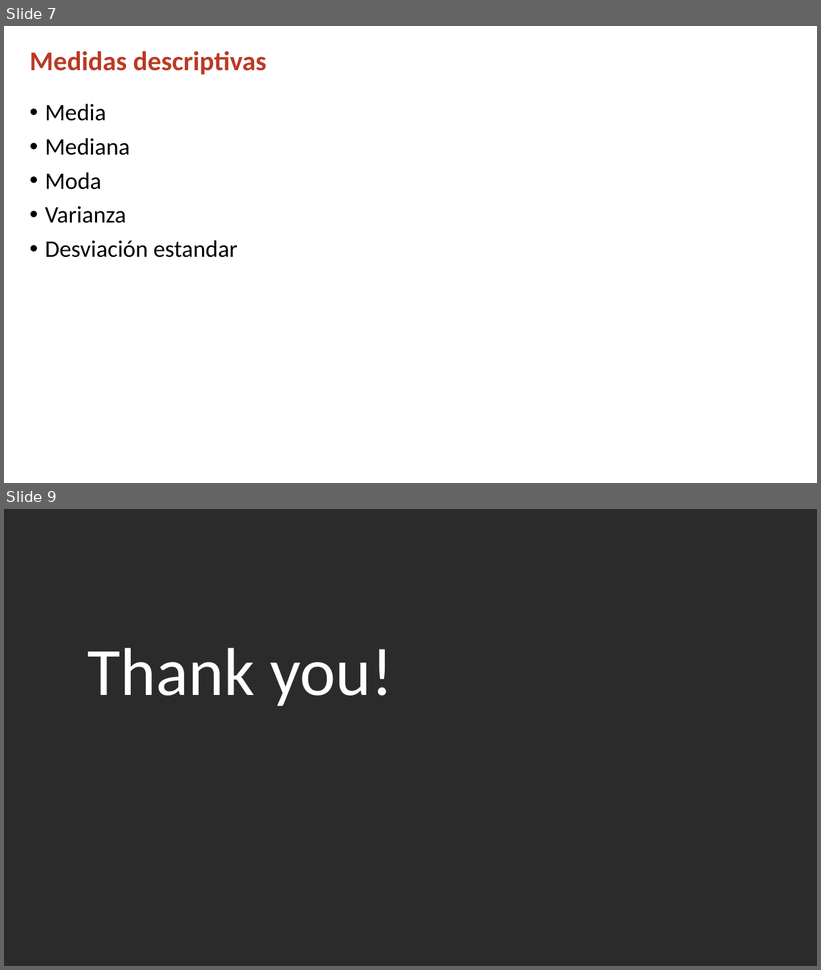
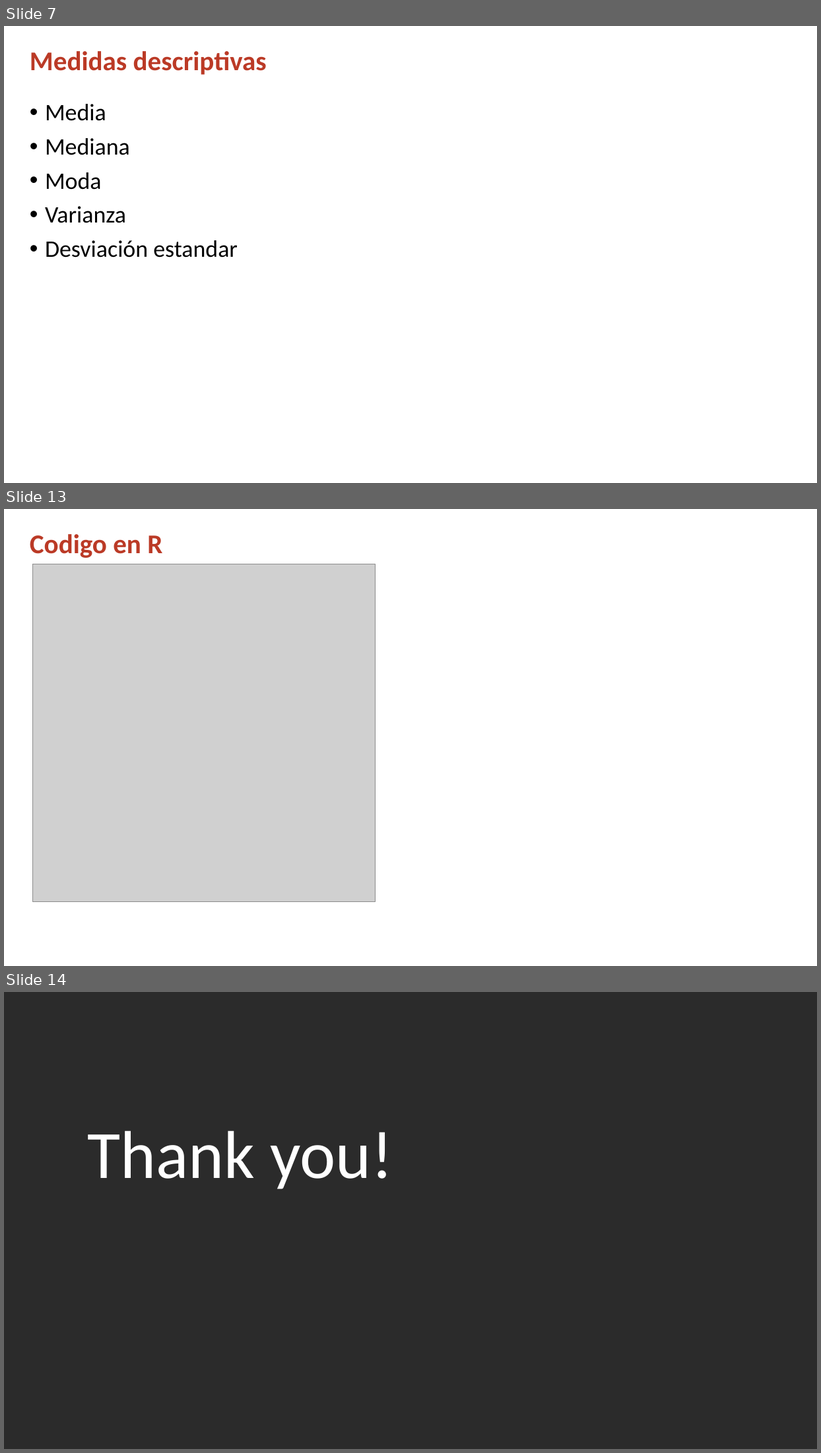
Before and after one commit to j-river1/taller_honduras, a slide deck: DIA_1/Medidas_descriptivas.pptx. Shown one above the other, each under a label of ours: slides 7 and 9 before the commit, slides 7, 13 and 14 after it; the slides between them are not shown. The pictures are 821x970 and 821x1453 pixels, drawn with LibreOffice and Linux fonts; fonts in the diff are those of the drawing; grey boxes stand for pictures; background and template pictures are left out; a plain dark background stands for a picture behind light text. Boxes give left, top, right and bottom in pixels: in the first picture for what was removed or moved away, otherwise in the second. Text is boxed around its words. In the diff, an @@ line names an element or a change of style, - is before the commit and + after.

```diff
--- a/DIA_1/Medidas_descriptivas.pptx
+++ b/DIA_1/Medidas_descriptivas.pptx
@@ slide 13 added at (4, 509, 817, 966), background #FFFFFF @@
@@ title added at (30, 534, 162, 558), 32 pt, text #BB3A26, bold @@
+Codigo en R
@@ picture added at (32, 564, 376, 902) @@
@@ what was slide 9 is now slide 14 @@
```
Also in this commit, not shown: 5 other slides added, 1 slide removed.
